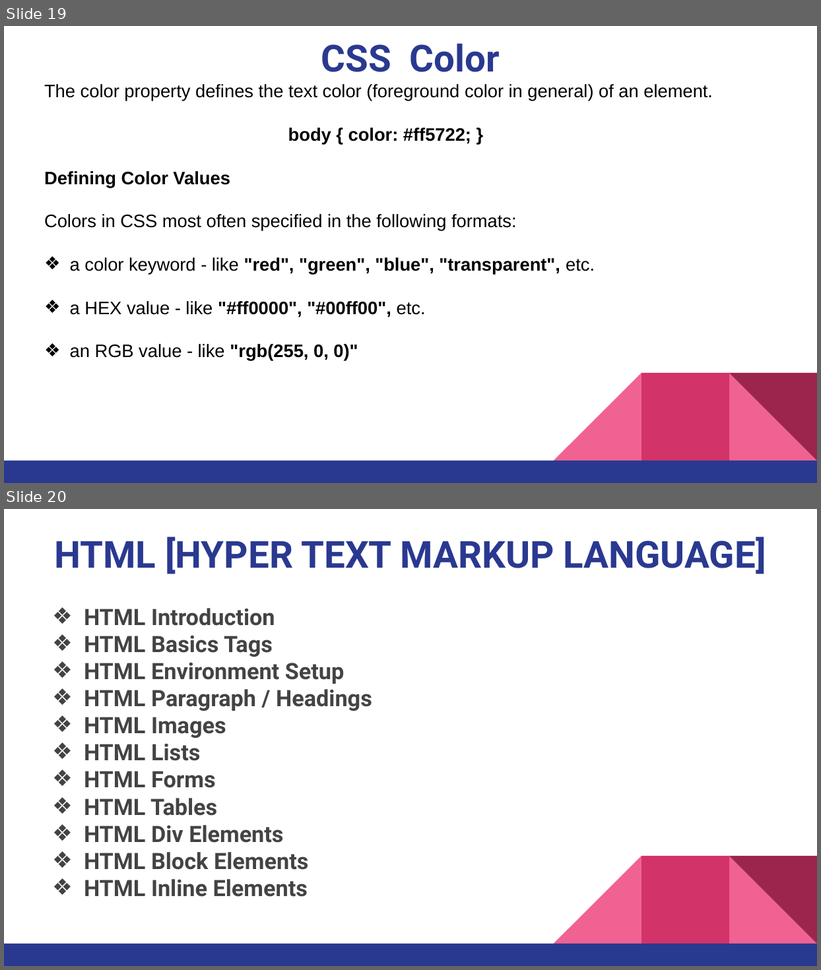
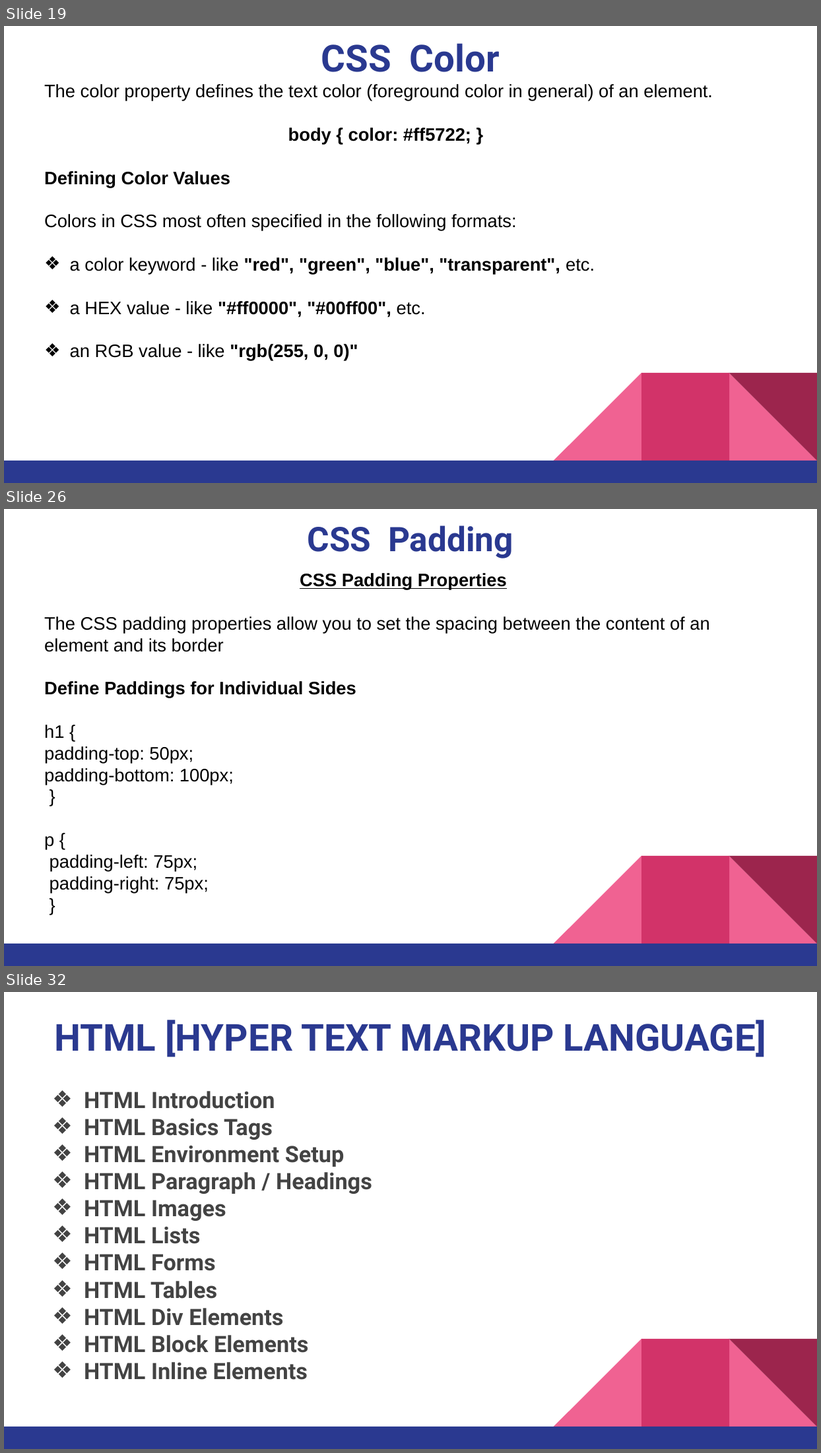
Before and after one commit to pnytrainingrepo/Webdevelopment, a slide deck: CSS Course.pptx. Shown one above the other, each under a label of ours: slides 19 and 20 before the commit, slides 19, 26 and 32 after it; the slides between them are not shown. The pictures are 821x970 and 821x1453 pixels, drawn with LibreOffice and Linux fonts; fonts in the diff are those of the drawing. Boxes give left, top, right and bottom in pixels: in the first picture for what was removed or moved away, otherwise in the second. Text is boxed around its words. In the diff, an @@ line names an element or a change of style, - is before the commit and + after.

```diff
--- a/CSS Course.pptx
+++ b/CSS Course.pptx
@@ slide 26 added at box(4, 509, 817, 966), background #FFFFFF; not listed: 5 template elements that a slide beside it also shows @@
@@ title added at box(308, 525, 514, 559), 30 pt, text #2A3990, bold @@
+CSS Padding
@@ text added at box(44, 573, 710, 894), 16 pt, text #000000 @@
+CSS Padding Properties
+The CSS padding properties allow you to set the spacing between the content of an element and its border
+Define Paddings for Individual Sides
+h1 {
+padding-top: 50px;
+padding-bottom: 100px;
+}
+p {
+padding-left: 75px;
+padding-right: 75px;
+}
@@ what was slide 20 is now slide 32 @@
```
Also in this commit, not shown: 11 other slides added, 18 other files.
